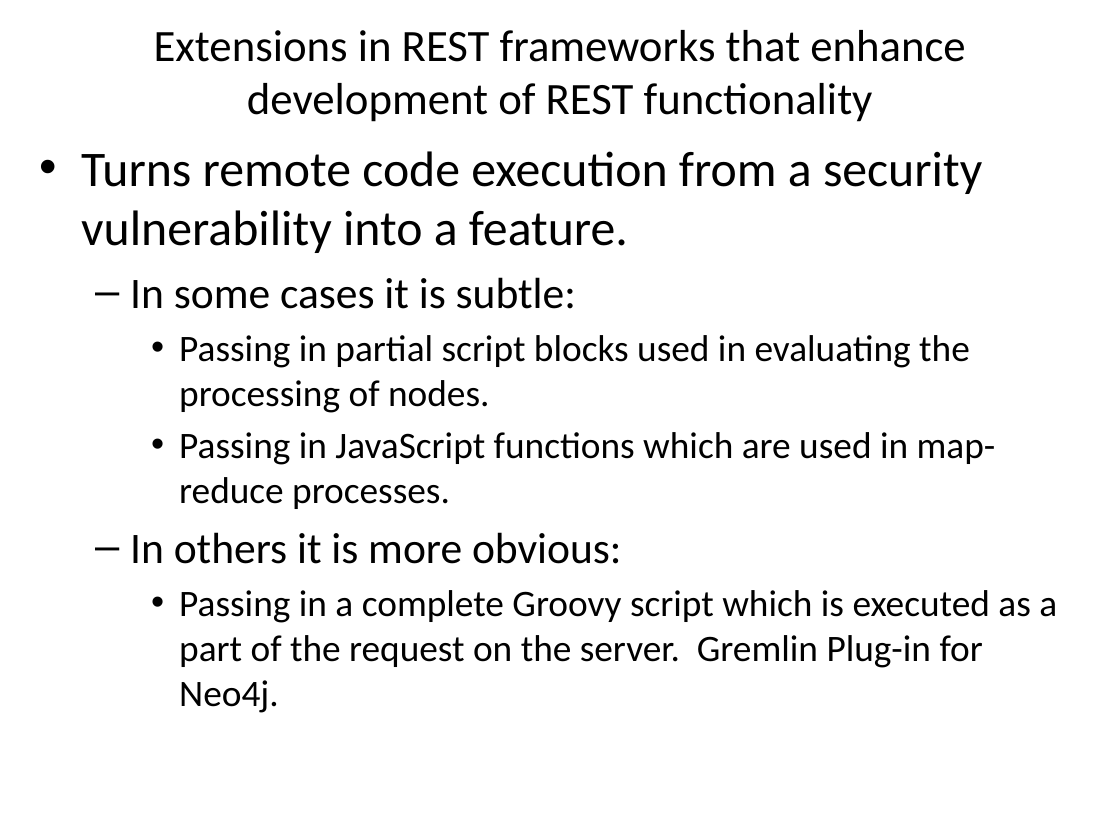
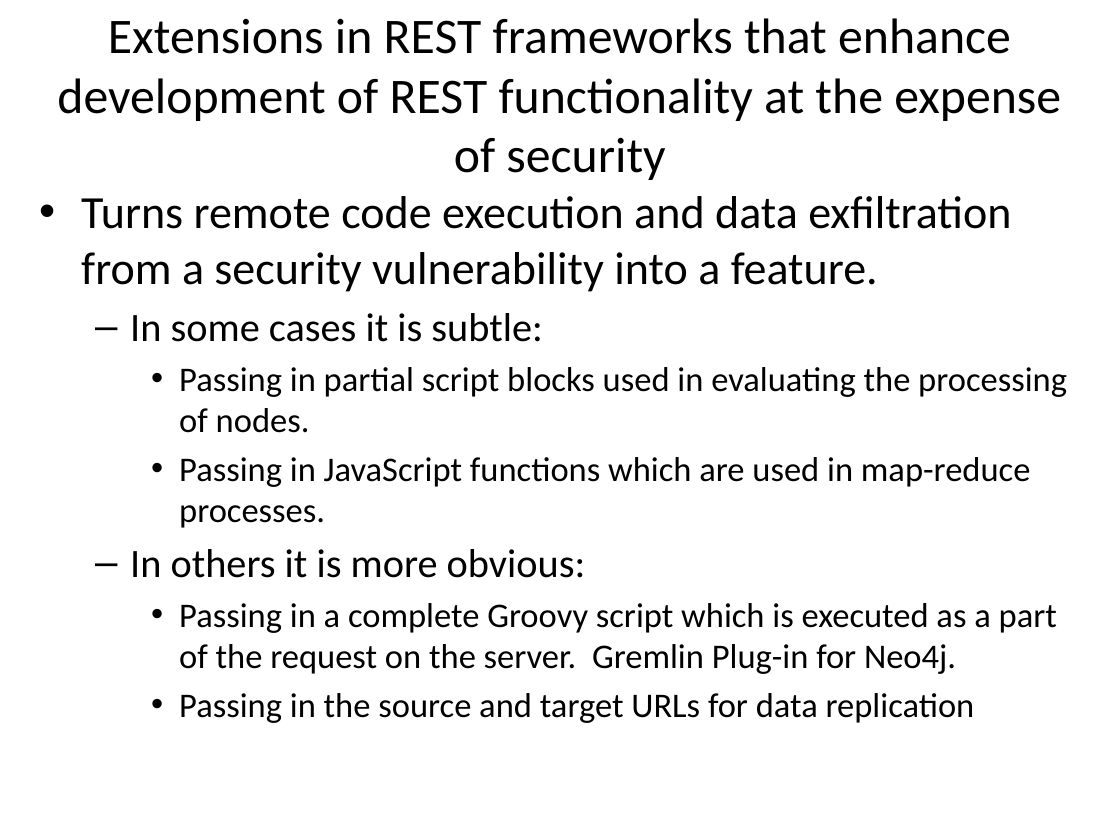
Before and after one commit to o2platform/DefCon_RESTing, a slide deck: slide 38 of Presentation/RESTing On Your Laurels Will Get You Powned3.pptx (slide 36 before the commit). Drawn at 1120x840 pixels with LibreOffice and Linux fonts; fonts in the diff are those of the drawing. Boxes give left, top, right and bottom in pixels: in the first picture for what was removed or moved away, otherwise in the second. Text is boxed around its words. In the diff, an @@ line names an element or a change of style, - is before the commit and + after.

Commit message:
New version of slides

```diff
--- a/Presentation/RESTing On Your Laurels Will Get You Powned3.pptx
+++ b/Presentation/RESTing On Your Laurels Will Get You Powned3.pptx
@@ title at [57, 18, 1061, 180]: text changed; size 28.8 to 32 pt @@
-Extensions in REST frameworks that enhance development of REST functionality
+Extensions in REST frameworks that enhance development of REST functionality at the expense of security
@@ text "Turns remote code execution and ...": place and size @@
-text "Turns remote code execution and ..." at [81, 151, 1057, 713]
+text "Turns remote code execution and ..." at [81, 196, 1067, 723]
@@ text at [81, 196, 1011, 292]: text changed; size 32 to 29.6 pt @@
-• Turns remote code execution from a security vulnerability into a feature.
+• Turns remote code execution and data exfiltration from a security vulnerability into a feature.
@@ text at [130, 313, 1067, 674]: size 28 to 25.9 pt in "In some cases it is subtle:", "In others it is more obvious:"; size 24 to 22.2 pt in "Passing in partial script blocks used in ...", "Passing in JavaScript functions which are used ...", "Passing in a complete Groovy script which ..." @@
@@ text at [179, 693, 975, 723]: paragraph added @@
+    • Passing in the source and target URLs for data replication
```
Also in this commit, not shown: 9 other slides changed, 7 slides added, 2 slides removed.
